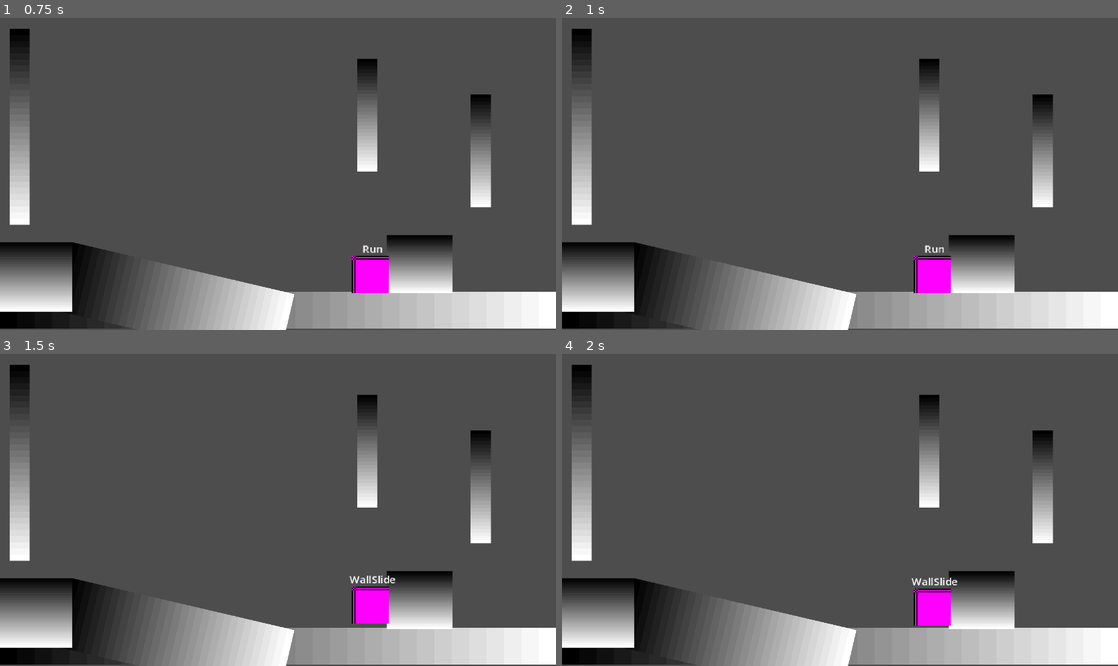
Above: before the commit, frames 1-4 (two rows, left to right).
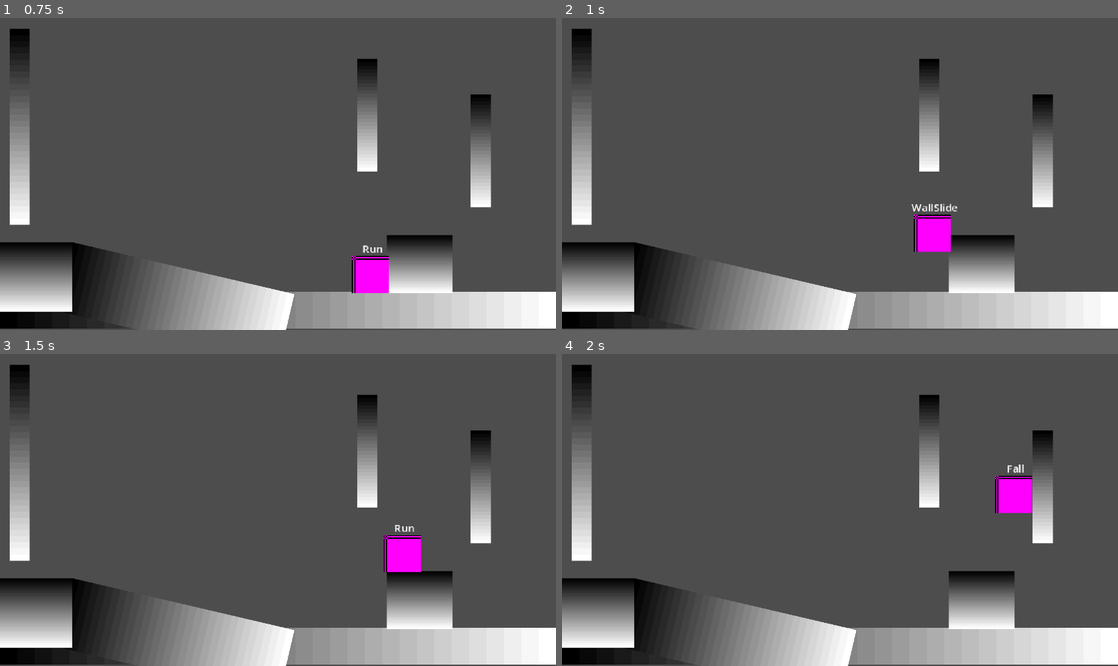
Above: after the commit, the same moments.

Repository: namishh/metroidvania
Game: Godot game, scene res://playground.tscn
Same seed, same stepped clock (60 frames per second), same inputs: the game is played once before the commit and once after it.
Inputs:
- Up to frame 1 (0.75 s): tap Enter at 0.5 s; hold Right (ui_right) from 0.53 s (still down); hold C (dash) from 0.53 s (still down)
- Up to frame 2 (1 s): keep holding Right (ui_right); keep holding C (dash); tap Z (jump) at 0.77, 0.8 s
- Up to frame 3 (1.5 s): keep holding Right (ui_right); tap Z (jump) at 1.07, 1.35 s; release C (dash) at 1.28 s
- Up to frame 4 (2 s): keep holding Right (ui_right); tap Z (jump) at 1.52, 1.82 s; tap C (dash) at 1.55 s

Frame 1 is identical in both runs. In frame 2, 1.7% of the frame differs, in the area x 62-72%, y 59-89%; in frame 3, 1.8%; in frame 4, 1.8%, in the area x 62-85%, y 35-88%.

Commit message:
wall climbing

Diff:
--- a/player/player.tscn
+++ b/player/player.tscn
@@ -7,6 +7,7 @@
 [ext_resource type="Script" uid="uid://cmkmhef3cwg6d" path="res://player/states/fall.gd" id="5_qjkh3"]
 [ext_resource type="Script" uid="uid://bkt13udw4rqfc" path="res://player/states/dash.gd" id="6_g6k8r"]
 [ext_resource type="Script" uid="uid://c677y5wav02jv" path="res://player/states/wall_slide.gd" id="7_boad6"]
+[ext_resource type="Script" uid="uid://csswgio24ny4c" path="res://player/states/wall_jump.gd" id="8_rgyib"]
 
 [sub_resource type="PlaceholderTexture2D" id="PlaceholderTexture2D_kqu6x"]
 size = Vector2(32, 32)
@@ -43,6 +44,10 @@
 unique_name_in_owner = true
 script = ExtResource("7_boad6")
 
+[node name="WallJump" type="Node" parent="States" unique_id=2086707444]
+unique_name_in_owner = true
+script = ExtResource("8_rgyib")
+
 [node name="Sprite2D" type="Sprite2D" parent="." unique_id=408159630]
 position = Vector2(0, -16)
 texture = SubResource("PlaceholderTexture2D_kqu6x")
--- a/player/scripts/player.gd
+++ b/player/scripts/player.gd
@@ -21,7 +21,7 @@
 @export var dash_duration: float = 0.25
 @export var effect_delay: float = 0.04
 
-@export var wall_jump_push_force: float = 200
+@export var wall_jump_push_force: float = 150
 
 @export var wall_contact_coyote_time: float = 0.2
 @export var wall_jump_lock_time: float = 0.05
--- a/player/states/00_playerstate.gd
+++ b/player/states/00_playerstate.gd
@@ -10,6 +10,7 @@
 @onready var run: RunState = %Run
 @onready var dash: DashState = %Dash
 @onready var wall_slide: WallSlideState  = %WallSlide
+@onready var wall_jump: WallJumpState = %WallJump
 #endregion
 
 func init() -> void:
--- /dev/null
+++ b/player/states/wall_jump.gd
@@ -0,0 +1,31 @@
+class_name WallJumpState extends PlayerState
+
+var wall_normal: Vector2 = Vector2.ZERO
+
+func init() -> void:
+	pass
+
+func enter() -> void:
+	print("[ENTER]: WallJump")
+	player.jumps += 1
+	wall_normal = player.get_wall_normal()
+	player.velocity.y = -player.base_jump_velocity
+	player.velocity.x = wall_normal.x * player.wall_jump_push_force
+
+func exit() -> void:
+	print("[EXIT]: WallJump")
+
+func handle_input(_e: InputEvent) -> PlayerState:
+	if _e.is_action_pressed("dash") and player.dashes < player.max_dash:
+		return dash
+	if _e.is_action_released("jump"):
+		player.velocity.y *= 0.5
+		return fall
+	return next_state
+
+func physics_process(_delta: float) -> PlayerState:
+	if player.is_on_floor():
+		return idle
+	if player.velocity.y >= 0:
+		return fall
+	return next_state
--- a/player/states/wall_slide.gd
+++ b/player/states/wall_slide.gd
@@ -7,6 +7,13 @@
 	print("[ENTER]: WallSlide")
 	player.gravity_multiplier = 0.4
 	player.velocity.y = 0
+	player.dashes = 0
+
+func handle_input(_e: InputEvent) -> PlayerState:
+	if _e.is_action_pressed("jump"):
+		return wall_jump
+	return next_state
+
 
 func exit() -> void:
 	player.gravity_multiplier = 1
Not shown, added: player/states/wall_jump.gd.uid
